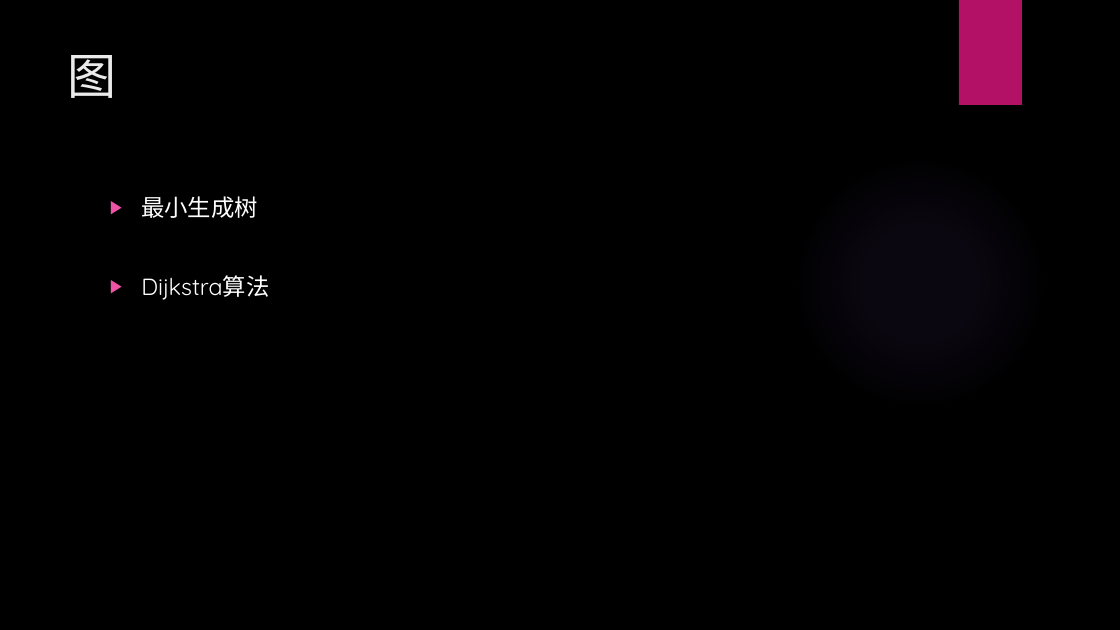
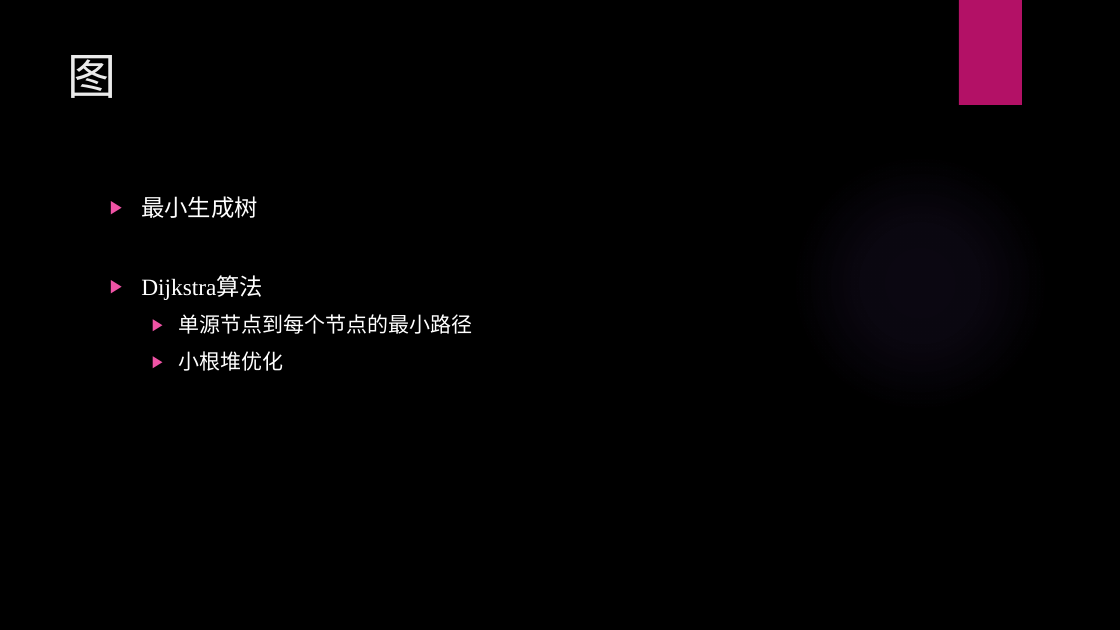
Before and after one commit to yyfst/DataStructureAlgorithm, a slide deck: slide 2 of 算法与数据结构.pptx. Drawn at 1120x630 pixels with LibreOffice and Linux fonts; fonts in the diff are those of the drawing; background and template pictures are left out. Boxes give left, top, right and bottom in pixels: in the first picture for what was removed or moved away, otherwise in the second. Text is boxed around its words. In the diff, an @@ line names an element or a change of style, - is before the commit and + after.

```diff
--- a/算法与数据结构.pptx
+++ b/算法与数据结构.pptx
@@ text at bbox=[141, 196, 263, 300]: text colour #F1F2F6 to #FFFFFF in "最小生成树", "Dijkstra算法"; font Quicksand to Times New Roman in "Dijkstra算法" @@
@@ text at bbox=[178, 314, 472, 371]: paragraphs added @@
+  ▶ 单源节点到每个节点的最小路径
+  ▶ 小根堆优化
```
Also in this commit, not shown: 3 slides added.
